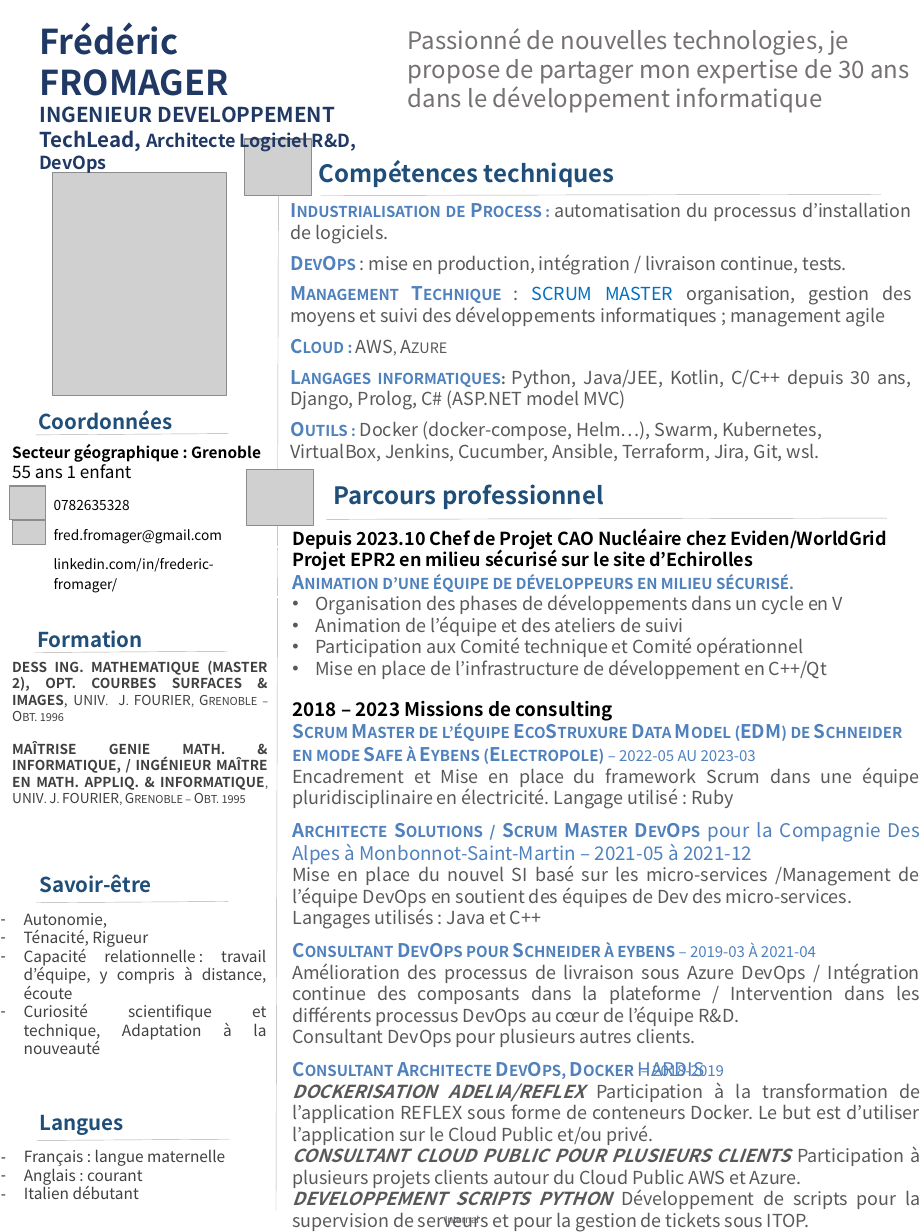
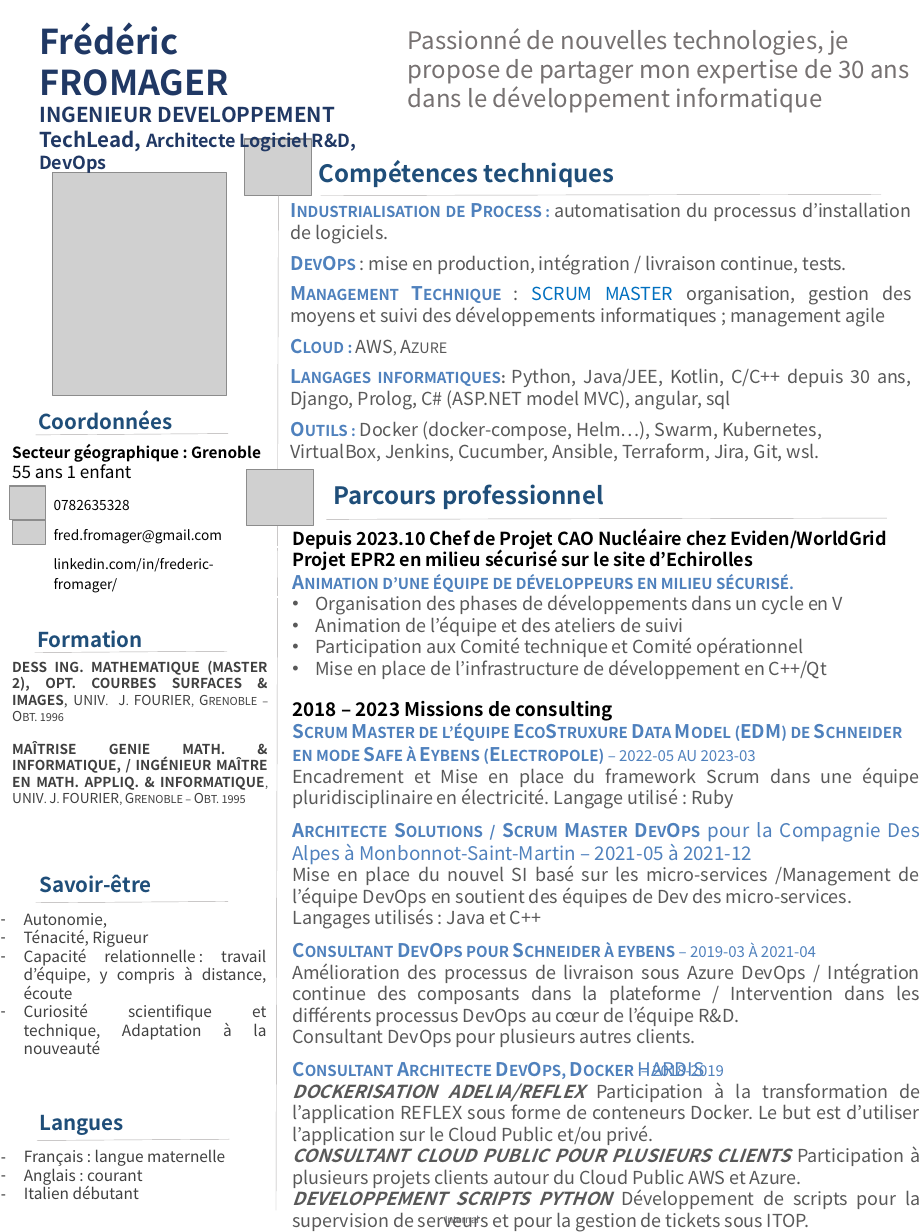
Before and after one commit to Solifred38/cv, a slide deck: slide 1 of CV_FFROMAGER.pptx. Drawn at 924x1232 pixels with LibreOffice and Linux fonts; fonts in the diff are those of the drawing; grey boxes stand for pictures; background and template pictures are left out. Boxes give left, top, right and bottom in pixels: in the first picture for what was removed or moved away, otherwise in the second. Text is boxed around its words. In the diff, an @@ line names an element or a change of style, - is before the commit and + after.

Commit message:
ajout angular, sql

```diff
--- a/CV_FFROMAGER.pptx
+++ b/CV_FFROMAGER.pptx
@@ text at [290, 368, 911, 410]: text changed @@
-Langages informatiques: Python, Java/JEE, Kotlin, C/C++ depuis 30 ans, Django, Prolog, C# (ASP.NET model MVC)
+Langages informatiques: Python, Java/JEE, Kotlin, C/C++ depuis 30 ans, Django, Prolog, C# (ASP.NET model MVC), angular, sql
```
Also in this commit, not shown: 1 other file.
